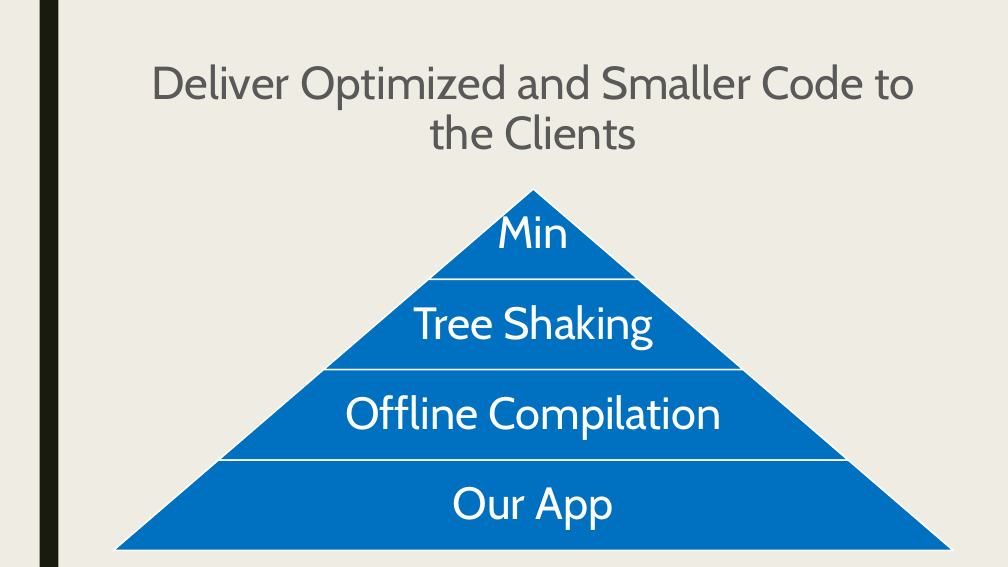
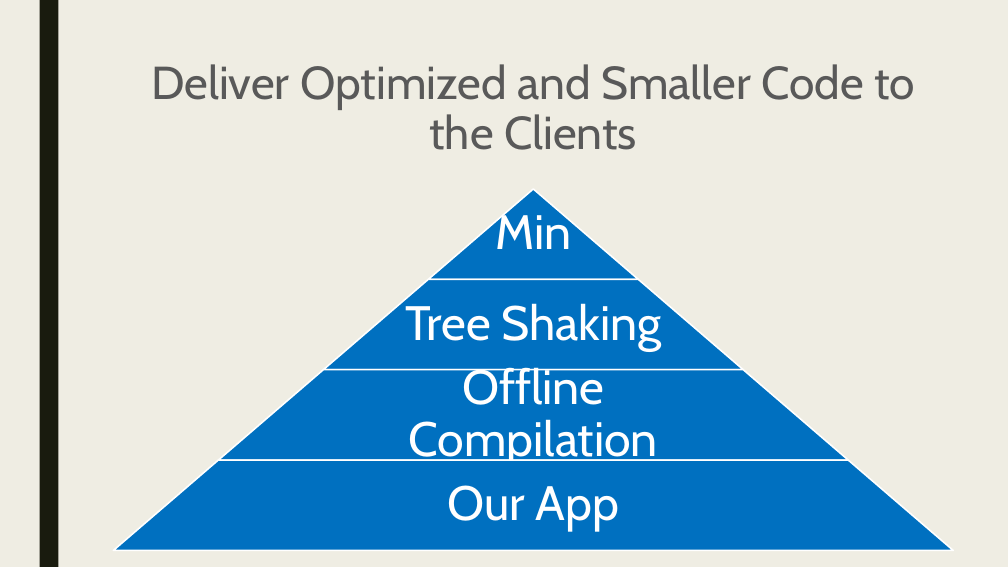
Before and after one commit to pkyurkchiev/mean-stack, a slide deck: slide 6 of presentations/angular2.pptx. Drawn at 1008x567 pixels with LibreOffice and Linux fonts; fonts in the diff are those of the drawing. Boxes give left, top, right and bottom in pixels: in the first picture for what was removed or moved away, otherwise in the second. Text is boxed around its words. In the diff, an @@ line names an element or a change of style, - is before the commit and + after.

```diff
--- a/presentations/angular2.pptx
+++ b/presentations/angular2.pptx
@@ size 43 to 46 pt; more space between paragraphs in 4 elements at (495,208,571,249), (405,299,662,352), (409,367,658,461), (447,485,620,532) @@
```
Also in this commit, not shown: 2 other slides changed, 12 other files.
